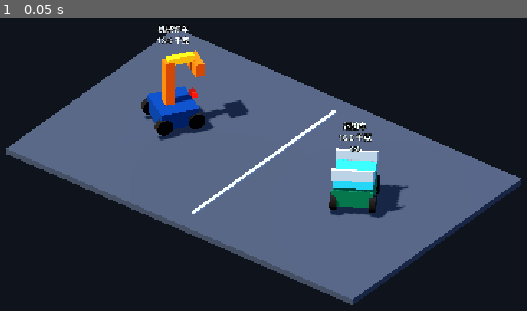
Above: before the commit, frame 1.
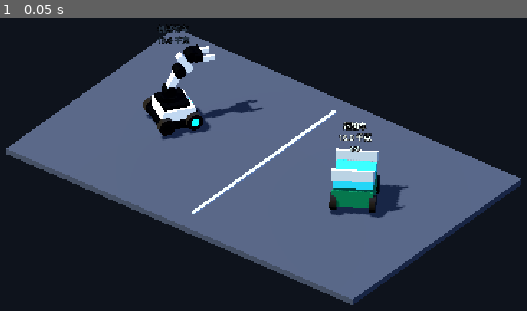
Above: after the commit, the same moment.

Repository: Ri0n72Y/automata
Game: Godot game, scene res://scenes/scene_01/scene_01_vehicle_showcase.tscn
Same seed, same stepped clock (60 frames per second), same inputs: the game is played once before the commit and once after it. This scene is started directly instead of the project's main scene.
Inputs:
- Up to frame 1 (0.05 s): no input

The runs differ from the first frame. In frame 1, 2.5% of the frame differs, in the area x 26-50%, y 2-42%.

Commit message:
feat(scene-01): apply art vertical slice

Diff:
--- a/scenes/scene_01/vehicles/arm_vehicle_placeholder.tscn
+++ b/scenes/scene_01/vehicles/arm_vehicle_placeholder.tscn
@@ -1,56 +1,63 @@
-[gd_scene load_steps=16 format=3]
+[gd_scene load_steps=23 format=3]
 
 [ext_resource type="Script" path="res://scripts/vehicles/vehicle_actor.gd" id="1_actor"]
 [ext_resource type="Script" path="res://scripts/vehicles/vehicle_state_visual.gd" id="2_state"]
 [ext_resource type="Resource" path="res://scenes/scene_01/vehicles/definitions/arm_vehicle_definition.tres" id="3_definition"]
-
-[sub_resource type="StandardMaterial3D" id="ChassisMaterial"]
-albedo_color = Color(0.06, 0.22, 0.46, 1)
-metallic = 0.38
-roughness = 0.42
-
-[sub_resource type="StandardMaterial3D" id="WheelMaterial"]
-albedo_color = Color(0.025, 0.03, 0.04, 1)
-metallic = 0.08
-roughness = 0.9
-
-[sub_resource type="StandardMaterial3D" id="SupportMaterial"]
-albedo_color = Color(0.88, 0.34, 0.06, 1)
-metallic = 0.18
-roughness = 0.5
-
-[sub_resource type="StandardMaterial3D" id="WorkMaterial"]
-albedo_color = Color(0.98, 0.72, 0.08, 1)
-metallic = 0.12
-roughness = 0.44
-
-[sub_resource type="StandardMaterial3D" id="MarkerMaterial"]
-albedo_color = Color(0.95, 0.14, 0.08, 1)
-emission_enabled = true
-emission = Color(0.55, 0.025, 0.01, 1)
-emission_energy_multiplier = 0.7
-roughness = 0.4
-
-[sub_resource type="BoxMesh" id="ChassisMesh"]
-size = Vector3(0.76, 0.34, 0.74)
+[ext_resource type="Material" path="res://scenes/scene_01/materials/painted_white.tres" id="4_white"]
+[ext_resource type="Material" path="res://scenes/scene_01/materials/dark_mechanical_metal.tres" id="5_dark"]
+[ext_resource type="Material" path="res://scenes/scene_01/materials/rubber.tres" id="6_rubber"]
+[ext_resource type="Material" path="res://scenes/scene_01/materials/cyan_emissive.tres" id="7_cyan"]
+
+[sub_resource type="BoxMesh" id="LowerChassisMesh"]
+size = Vector3(0.74, 0.16, 0.7)
+
+[sub_resource type="BoxMesh" id="ChassisShellMesh"]
+size = Vector3(0.66, 0.24, 0.62)
+
+[sub_resource type="BoxMesh" id="TopDeckMesh"]
+size = Vector3(0.52, 0.08, 0.5)
+
+[sub_resource type="BoxMesh" id="BumperMesh"]
+size = Vector3(0.56, 0.08, 0.07)
+
+[sub_resource type="BoxMesh" id="StatusStripMesh"]
+size = Vector3(0.34, 0.035, 0.025)
 
 [sub_resource type="CylinderMesh" id="WheelMesh"]
 top_radius = 0.16
 bottom_radius = 0.16
 height = 0.12
-radial_segments = 20
-
-[sub_resource type="BoxMesh" id="ColumnMesh"]
-size = Vector3(0.18, 0.92, 0.18)
-
-[sub_resource type="BoxMesh" id="BeamMesh"]
-size = Vector3(0.14, 0.14, 0.5)
-
-[sub_resource type="BoxMesh" id="HeadMesh"]
-size = Vector3(0.46, 0.26, 0.18)
-
-[sub_resource type="BoxMesh" id="MarkerMesh"]
-size = Vector3(0.18, 0.1, 0.09)
+radial_segments = 24
+
+[sub_resource type="CylinderMesh" id="HubMesh"]
+top_radius = 0.082
+bottom_radius = 0.082
+height = 0.126
+radial_segments = 24
+
+[sub_resource type="CylinderMesh" id="ArmBaseMesh"]
+top_radius = 0.17
+bottom_radius = 0.17
+height = 0.1
+radial_segments = 24
+
+[sub_resource type="CylinderMesh" id="JointMesh"]
+top_radius = 0.105
+bottom_radius = 0.105
+height = 0.22
+radial_segments = 24
+
+[sub_resource type="BoxMesh" id="UpperArmMesh"]
+size = Vector3(0.14, 0.48, 0.14)
+
+[sub_resource type="BoxMesh" id="LowerArmMesh"]
+size = Vector3(0.13, 0.42, 0.13)
+
+[sub_resource type="BoxMesh" id="ToolHeadMesh"]
+size = Vector3(0.34, 0.14, 0.16)
+
+[sub_resource type="BoxMesh" id="FingerMesh"]
+size = Vector3(0.07, 0.09, 0.25)
 
 [sub_resource type="BoxShape3D" id="SelectionShape"]
 size = Vector3(0.91, 1.7, 0.91)
@@ -64,54 +71,139 @@
 unique_name_in_owner = true
 script = ExtResource("2_state")
 
+[node name="LowerChassis" type="MeshInstance3D" parent="VisualRoot"]
+position = Vector3(0, 0.2, 0)
+mesh = SubResource("LowerChassisMesh")
+material_override = ExtResource("5_dark")
+
 [node name="Body" type="MeshInstance3D" parent="VisualRoot"]
-position = Vector3(0, 0.31, 0)
-mesh = SubResource("ChassisMesh")
-material_override = SubResource("ChassisMaterial")
+position = Vector3(0, 0.36, 0)
+mesh = SubResource("ChassisShellMesh")
+material_override = ExtResource("4_white")
+
+[node name="TopDeck" type="MeshInstance3D" parent="VisualRoot"]
+position = Vector3(0, 0.52, 0.015)
+mesh = SubResource("TopDeckMesh")
+material_override = ExtResource("5_dark")
+
+[node name="FrontBumper" type="MeshInstance3D" parent="VisualRoot"]
+position = Vector3(0, 0.24, -0.365)
+mesh = SubResource("BumperMesh")
+material_override = ExtResource("5_dark")
+
+[node name="RearBumper" type="MeshInstance3D" parent="VisualRoot"]
+position = Vector3(0, 0.24, 0.365)
+mesh = SubResource("BumperMesh")
+material_override = ExtResource("5_dark")
+
+[node name="DirectionMarker" type="MeshInstance3D" parent="VisualRoot"]
+position = Vector3(0, 0.43, -0.322)
+mesh = SubResource("StatusStripMesh")
+material_override = ExtResource("7_cyan")
 
 [node name="WheelFrontLeft" type="MeshInstance3D" parent="VisualRoot"]
-position = Vector3(-0.36, 0.22, -0.31)
-rotation = Vector3(0, 0, 1.5708)
-mesh = SubResource("WheelMesh")
-material_override = SubResource("WheelMaterial")
+position = Vector3(-0.37, 0.22, -0.27)
+rotation = Vector3(0, 0, 1.5708)
+mesh = SubResource("WheelMesh")
+material_override = ExtResource("6_rubber")
 
 [node name="WheelFrontRight" type="MeshInstance3D" parent="VisualRoot"]
-position = Vector3(0.36, 0.22, -0.31)
-rotation = Vector3(0, 0, 1.5708)
-mesh = SubResource("WheelMesh")
-material_override = SubResource("WheelMaterial")
+position = Vector3(0.37, 0.22, -0.27)
+rotation = Vector3(0, 0, 1.5708)
+mesh = SubResource("WheelMesh")
+material_override = ExtResource("6_rubber")
 
 [node name="WheelRearLeft" type="MeshInstance3D" parent="VisualRoot"]
-position = Vector3(-0.36, 0.22, 0.31)
-rotation = Vector3(0, 0, 1.5708)
-mesh = SubResource("WheelMesh")
-material_override = SubResource("WheelMaterial")
+position = Vector3(-0.37, 0.22, 0.27)
+rotation = Vector3(0, 0, 1.5708)
+mesh = SubResource("WheelMesh")
+material_override = ExtResource("6_rubber")
 
 [node name="WheelRearRight" type="MeshInstance3D" parent="VisualRoot"]
-position = Vector3(0.36, 0.22, 0.31)
-rotation = Vector3(0, 0, 1.5708)
-mesh = SubResource("WheelMesh")
-material_override = SubResource("WheelMaterial")
-
-[node name="ArmColumn" type="MeshInstance3D" parent="VisualRoot"]
-position = Vector3(0, 0.93, 0.09)
-mesh = SubResource("ColumnMesh")
-material_override = SubResource("SupportMaterial")
-
-[node name="ArmBeam" type="MeshInstance3D" parent="VisualRoot"]
-position = Vector3(0, 1.38, -0.14)
-mesh = SubResource("BeamMesh")
-material_override = SubResource("WorkMaterial")
+position = Vector3(0.37, 0.22, 0.27)
+rotation = Vector3(0, 0, 1.5708)
+mesh = SubResource("WheelMesh")
+material_override = ExtResource("6_rubber")
+
+[node name="HubFrontLeft" type="MeshInstance3D" parent="VisualRoot"]
+position = Vector3(-0.373, 0.22, -0.27)
+rotation = Vector3(0, 0, 1.5708)
+mesh = SubResource("HubMesh")
+material_override = ExtResource("7_cyan")
+
+[node name="HubFrontRight" type="MeshInstance3D" parent="VisualRoot"]
+position = Vector3(0.373, 0.22, -0.27)
+rotation = Vector3(0, 0, 1.5708)
+mesh = SubResource("HubMesh")
+material_override = ExtResource("7_cyan")
+
+[node name="HubRearLeft" type="MeshInstance3D" parent="VisualRoot"]
+position = Vector3(-0.373, 0.22, 0.27)
+rotation = Vector3(0, 0, 1.5708)
+mesh = SubResource("HubMesh")
+material_override = ExtResource("5_dark")
+
+[node name="HubRearRight" type="MeshInstance3D" parent="VisualRoot"]
+position = Vector3(0.373, 0.22, 0.27)
+rotation = Vector3(0, 0, 1.5708)
+mesh = SubResource("HubMesh")
+material_override = ExtResource("5_dark")
+
+[node name="ArmBase" type="MeshInstance3D" parent="VisualRoot"]
+position = Vector3(0, 0.61, 0.08)
+mesh = SubResource("ArmBaseMesh")
+material_override = ExtResource("5_dark")
+
+[node name="Shoulder" type="MeshInstance3D" parent="VisualRoot"]
+position = Vector3(0, 0.75, 0.08)
+rotation = Vector3(0, 0, 1.5708)
+mesh = SubResource("JointMesh")
+material_override = ExtResource("5_dark")
+
+[node name="UpperArm" type="MeshInstance3D" parent="VisualRoot"]
+position = Vector3(0, 0.94, 0.0)
+rotation = Vector3(-0.48, 0, 0)
+mesh = SubResource("UpperArmMesh")
+material_override = ExtResource("4_white")
+
+[node name="Elbow" type="MeshInstance3D" parent="VisualRoot"]
+position = Vector3(0, 1.13, -0.11)
+rotation = Vector3(0, 0, 1.5708)
+mesh = SubResource("JointMesh")
+material_override = ExtResource("5_dark")
+
+[node name="LowerArm" type="MeshInstance3D" parent="VisualRoot"]
+position = Vector3(0, 1.28, -0.22)
+rotation = Vector3(0.58, 0, 0)
+mesh = SubResource("LowerArmMesh")
+material_override = ExtResource("4_white")
+
+[node name="Wrist" type="MeshInstance3D" parent="VisualRoot"]
+position = Vector3(0, 1.43, -0.34)
+rotation = Vector3(0, 0, 1.5708)
+mesh = SubResource("JointMesh")
+material_override = ExtResource("5_dark")
 
 [node name="WorkHead" type="MeshInstance3D" parent="VisualRoot"]
-position = Vector3(0, 1.2, -0.44)
-mesh = SubResource("HeadMesh")
-material_override = SubResource("SupportMaterial")
-
-[node name="DirectionMarker" type="MeshInstance3D" parent="VisualRoot"]
-position = Vector3(0, 0.57, -0.385)
-mesh = SubResource("MarkerMesh")
-material_override = SubResource("MarkerMaterial")
+position = Vector3(0, 1.42, -0.45)
+mesh = SubResource("ToolHeadMesh")
+material_override = ExtResource("5_dark")
+
+[node name="GripperLeft" type="MeshInstance3D" parent="VisualRoot"]
+position = Vector3(-0.13, 1.37, -0.62)
+mesh = SubResource("FingerMesh")
+material_override = ExtResource("4_white")
+
+[node name="GripperRight" type="MeshInstance3D" parent="VisualRoot"]
+position = Vector3(0.13, 1.37, -0.62)
+mesh = SubResource("FingerMesh")
+material_override = ExtResource("4_white")
+
+[node name="WristStatus" type="MeshInstance3D" parent="VisualRoot"]
+position = Vector3(0, 1.47, -0.455)
+scale = Vector3(0.52, 0.52, 0.52)
+mesh = SubResource("StatusStripMesh")
+material_override = ExtResource("7_cyan")
 
 [node name="VehicleSelectionArea" type="Area3D" parent="VisualRoot"]
 unique_name_in_owner = true
@@ -141,4 +233,4 @@
 text = "机械臂车\n18.0 千克"
 font_size = 28
 outline_size = 7
-modulate = Color(0.92, 0.96, 1, 1)
+modulate = Color(0.14, 0.18, 0.22, 1)
